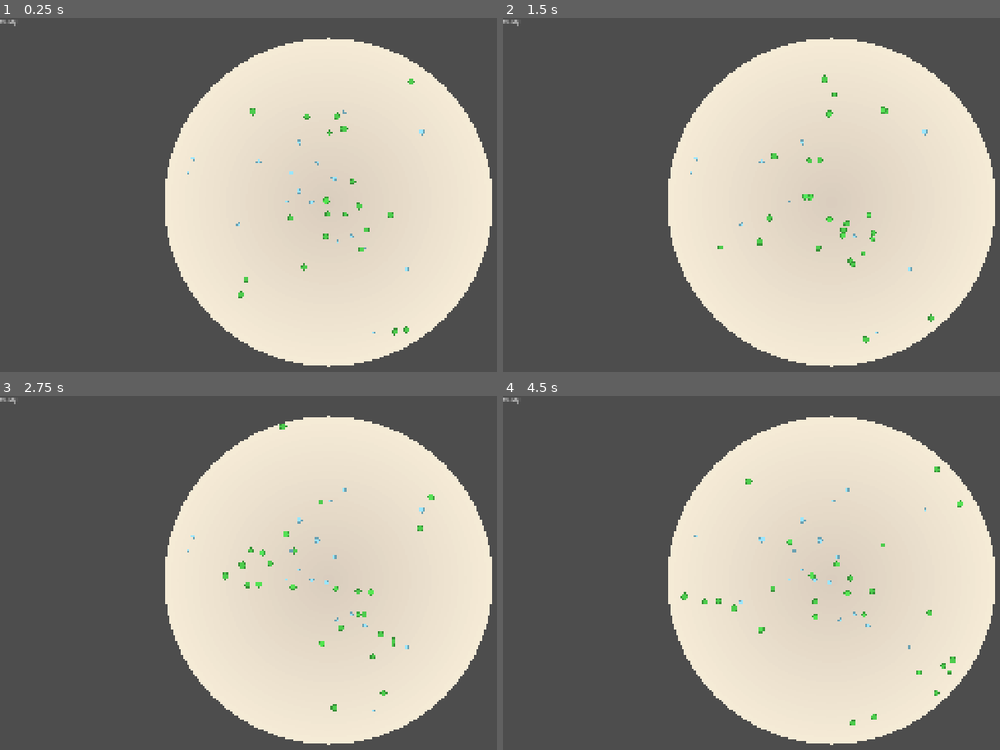
Above: before the commit, frames 1-4 (two rows, left to right).
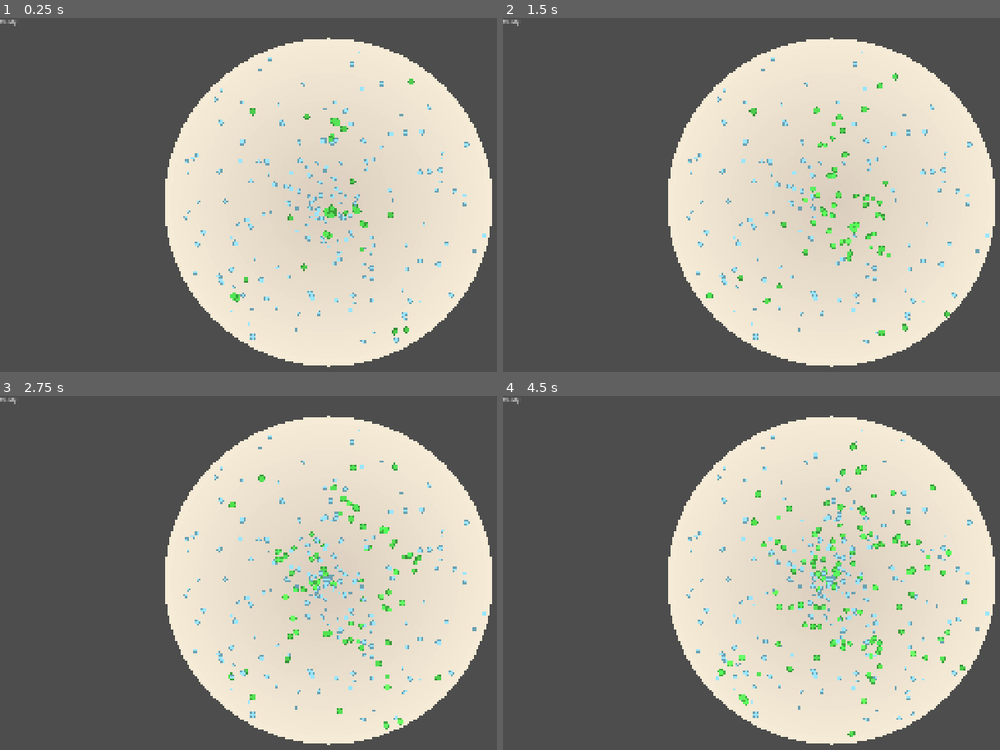
Above: after the commit, the same moments.

Repository: Blazenetic/petri1
Game: Godot game, scene res://scenes/Main.tscn
Same seed, same stepped clock (60 frames per second), same inputs: the game is played once before the commit and once after it.
Inputs:
- Up to frame 1 (0.25 s): no input
- Up to frame 2 (1.5 s): tap Enter at 0.5 s
- Up to frame 3 (2.75 s): no input
- Up to frame 4 (4.5 s): no input

The runs differ from the first frame. In frame 1, 1.8% of the frame differs, in the area x 36-98%, y 9-92%; in frame 2, 2.4%; in frame 3, 3.1%; in frame 4, 3.9%, in the area x 35-98%, y 9-97%.

Commit message:
Phase 2.2b - Bacteria Reproduction, State, basic gfx

Diff:
--- a/scripts/behaviors/BehaviorController.gd
+++ b/scripts/behaviors/BehaviorController.gd
@@ -131,9 +131,10 @@
 	if _fx:
 		# Match particles to current organism tint for a cohesive look
 		_fx.modulate = _be.base_color if _be else Color.WHITE
+		_fx.one_shot = true
+		# Safely trigger a fresh one-shot burst across pooled instances
 		_fx.emitting = false
-		_fx.one_shot = true
-		_fx.restart()
+		_fx.set_deferred("emitting", true)
 
 # Spawns child, applies inheritance and bookkeeping results; returns { "id": StringName, "node": BaseEntity }
 func spawn_offspring(child_energy: float) -> Dictionary:
--- a/scripts/behaviors/bacteria/BacteriaStateReproducing.gd
+++ b/scripts/behaviors/bacteria/BacteriaStateReproducing.gd
@@ -74,8 +74,10 @@
 		bc.sm.set_state(bc, &"Seeking", bc.state_seeking)
 
 func update(owner, delta: float) -> void:
-	# No per-frame logic; sequence is tween-driven
-	pass
+	# Enforce no steering during reproduction; override other behaviors each frame
+	var bc: BehaviorController = owner as BehaviorController
+	if _running and bc:
+		bc.zero_accel()
 
 func exit(owner) -> void:
 	_running = false
--- a/scripts/behaviors/bacteria/BacteriaStateSeeking.gd
+++ b/scripts/behaviors/bacteria/BacteriaStateSeeking.gd
@@ -11,15 +11,16 @@
 	# Defensive: reset visuals in case a prior state left them altered
 	if owner == null:
 		return
-	var be: BaseEntity = owner as BaseEntity
-	if be:
+	var bc: BehaviorController = owner as BehaviorController
+	if bc and bc._be:
 		# Ensure alpha fully visible
+		var be: BaseEntity = bc._be
 		var c: Color = be.base_color
 		c.a = 1.0
 		be.base_color = c
 		# Ensure PhysicalComponent size is consistent with BaseEntity.size
-		if be.physical:
-			be.physical.size = be.size
+		if bc._phys:
+			bc._phys.size = be.size
 	# No other side-effects; Seeking lets existing components act
 
 func update(owner, delta: float) -> void:
--- a/scripts/systems/ConfigurationManager.gd
+++ b/scripts/systems/ConfigurationManager.gd
@@ -9,7 +9,7 @@
 @export var grid_debug_counts_default: bool = false
 
 # Nutrient system configuration (PHASE 2.1)
-@export var nutrient_target_count: int = 20
+@export var nutrient_target_count: int = 200
 @export var nutrient_spawn_margin: float = 16.0
 @export var nutrient_size_min: float = 3.0
 @export var nutrient_size_max: float = 8.0
@@ -24,8 +24,8 @@
 @export var nutrient_uniform_cell_size: float = 48.0
 
 # Bacteria reproduction configuration (PHASE 2.2b)
-@export var bacteria_repro_energy_threshold: float = 10.0
-@export var bacteria_repro_cooldown_sec: float = 8.0
+@export var bacteria_repro_energy_threshold: float = 6.0
+@export var bacteria_repro_cooldown_sec: float = 4.0
 @export var bacteria_repro_energy_cost_ratio: float = 0.2
 @export var bacteria_offspring_energy_split_ratio: float = 0.5
 @export var bacteria_offspring_offset_radius: float = 10.0
--- a/scripts/systems/GlobalEvents.gd
+++ b/scripts/systems/GlobalEvents.gd
@@ -1,6 +1,7 @@
 extends Node
 const LogDefs = preload("res://scripts/systems/Log.gd")
 var _log
+@export var debug_echo_lifecycle: bool = true
 
 signal simulation_started
 signal simulation_paused
@@ -14,6 +15,7 @@
 signal bacteria_reproduction_started(entity_id: StringName)
 signal bacteria_reproduction_completed(parent_id: StringName, child_id: StringName)
 signal entity_died(entity_id: StringName, entity_type: int, cause: StringName)
+
 func _ready():
 	_log = get_node_or_null("/root/Log")
 	if _log != null:
@@ -21,3 +23,29 @@
 	else:
 		# Fallback if Log autoload not yet available
 		print("[GlobalEvents] ready")
+	# Optional debug echo wiring for Phase 2.2b lifecycle signals
+	if debug_echo_lifecycle:
+		if not is_connected("bacteria_reproduction_started", Callable(self, "_dbg_on_repro_started")):
+			connect("bacteria_reproduction_started", Callable(self, "_dbg_on_repro_started"))
+		if not is_connected("bacteria_reproduction_completed", Callable(self, "_dbg_on_repro_completed")):
+			connect("bacteria_reproduction_completed", Callable(self, "_dbg_on_repro_completed"))
+		if not is_connected("entity_died", Callable(self, "_dbg_on_entity_died")):
+			connect("entity_died", Callable(self, "_dbg_on_entity_died"))
+
+func _dbg_on_repro_started(entity_id: StringName) -> void:
+	if _log != null:
+		_log.info(LogDefs.CAT_EVENTS, ["[Events] reproduction_started", "id=", entity_id])
+	else:
+		print("[Events] reproduction_started id=%s" % [String(entity_id)])
+
+func _dbg_on_repro_completed(parent_id: StringName, child_id: StringName) -> void:
+	if _log != null:
+		_log.info(LogDefs.CAT_EVENTS, ["[Events] reproduction_completed", "parent=", parent_id, "child=", child_id])
+	else:
+		print("[Events] reproduction_completed parent=%s child=%s" % [String(parent_id), String(child_id)])
+
+func _dbg_on_entity_died(entity_id: StringName, entity_type: int, cause: StringName) -> void:
+	if _log != null:
+		_log.info(LogDefs.CAT_EVENTS, ["[Events] entity_died", "id=", entity_id, "type=", entity_type, "cause=", cause])
+	else:
+		print("[Events] entity_died id=%s type=%d cause=%s" % [String(entity_id), int(entity_type), String(cause)])
Not shown, added: .HUMAN/phase 2.2b/phase2.2b-v2-complete.md
Not shown, added: .HUMAN/phase 2.2b/phase2.2b-v2.md
Not shown, changed: AGENTS/about_the_game.md
Not shown, added: AGENTS/phase_2.3.md
Not shown, added: AGENTS/phased_plan.md
Not shown, changed: AGENTS/system_architecture_v2.md
